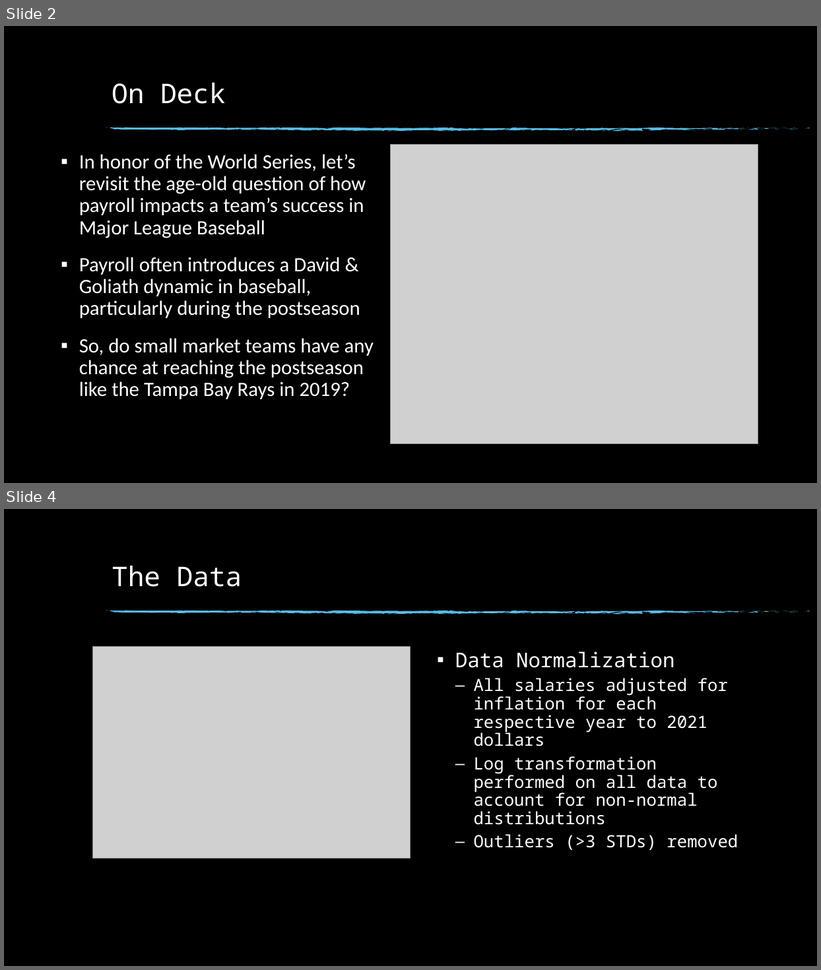
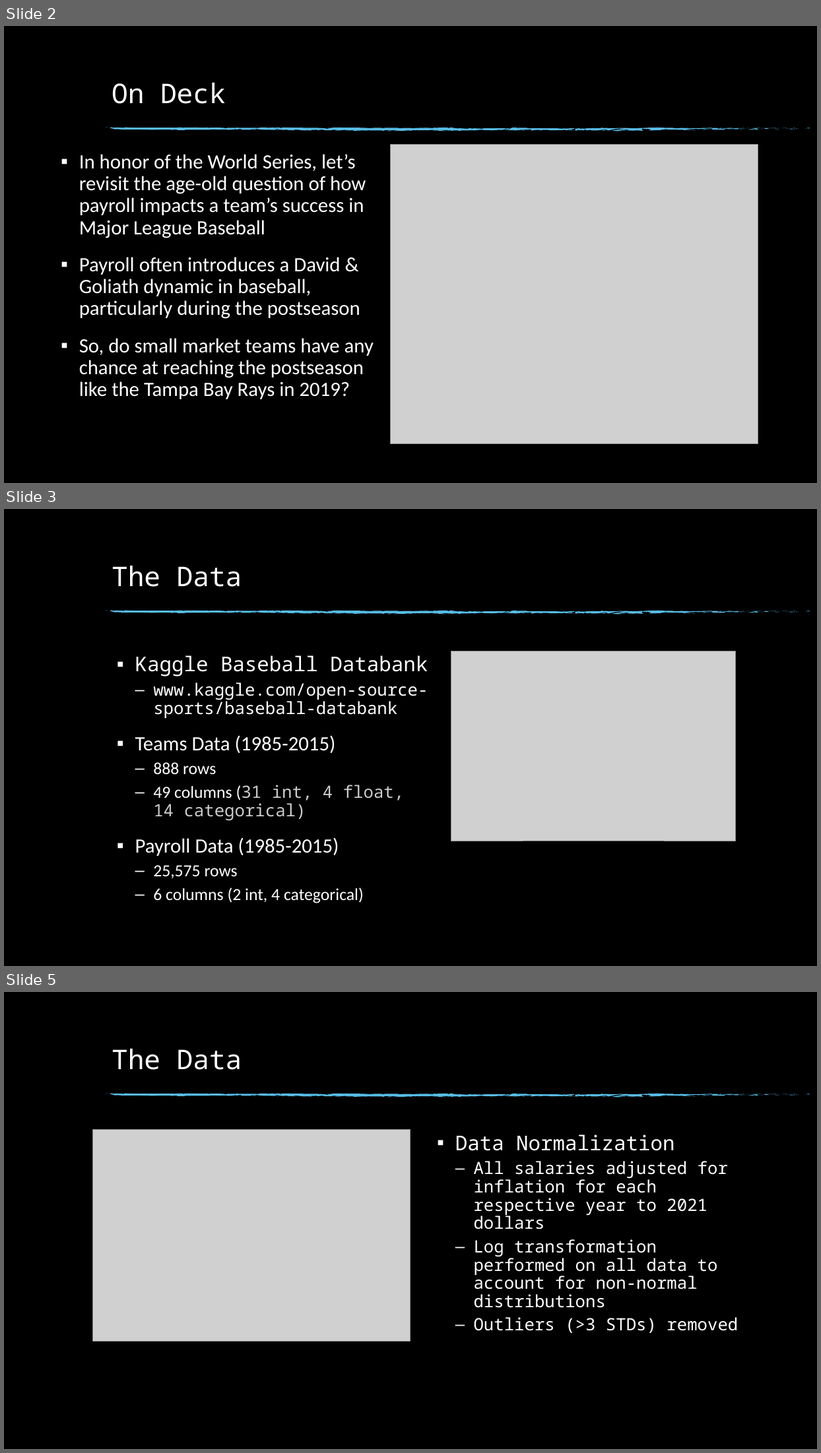
Before and after one commit to trentleslie/Springboard, a slide deck: 20.3 Data Storytelling/Data Storytelling - The Million Dollar Question.pptx. Shown one above the other, each under a label of ours: slides 2 and 4 before the commit, slides 2, 3 and 5 after it; the slides between them are not shown. The pictures are 821x970 and 821x1453 pixels, drawn with LibreOffice and Linux fonts; fonts in the diff are those of the drawing; grey boxes stand for pictures; background and template pictures are left out. Boxes give left, top, right and bottom in pixels: in the first picture for what was removed or moved away, otherwise in the second. Text is boxed around its words. In the diff, an @@ line names an element or a change of style, - is before the commit and + after.

```diff
--- a/20.3 Data Storytelling/Data Storytelling - The Million Dollar Question.pptx
+++ b/20.3 Data Storytelling/Data Storytelling - The Million Dollar Question.pptx
@@ slide 3 added at bbox=[4, 509, 817, 966], background picture (left out); not listed: 74 template elements that a slide beside it also shows @@
@@ title added at bbox=[112, 565, 242, 587], 32 pt, text #FFFFFF @@
+The Data
@@ text added at bbox=[135, 656, 428, 904], 20 pt, text #FFFFFF @@
+▪ Kaggle Baseball Databank
+  – www.kaggle.com/open-source-sports/baseball-databank
+▪ Teams Data (1985-2015)
+  – 888 rows
+  – 49 columns (31 int, 4 float, 14 categorical)
+▪ Payroll Data (1985-2015)
+  – 25,575 rows
+  – 6 columns (2 int, 4 categorical)
@@ picture added at bbox=[451, 651, 736, 841] @@
@@ what was slide 4 is now slide 5 @@
```
Also in this commit, not shown: 4 slides changed, 5 other slides added, 1 other file.
